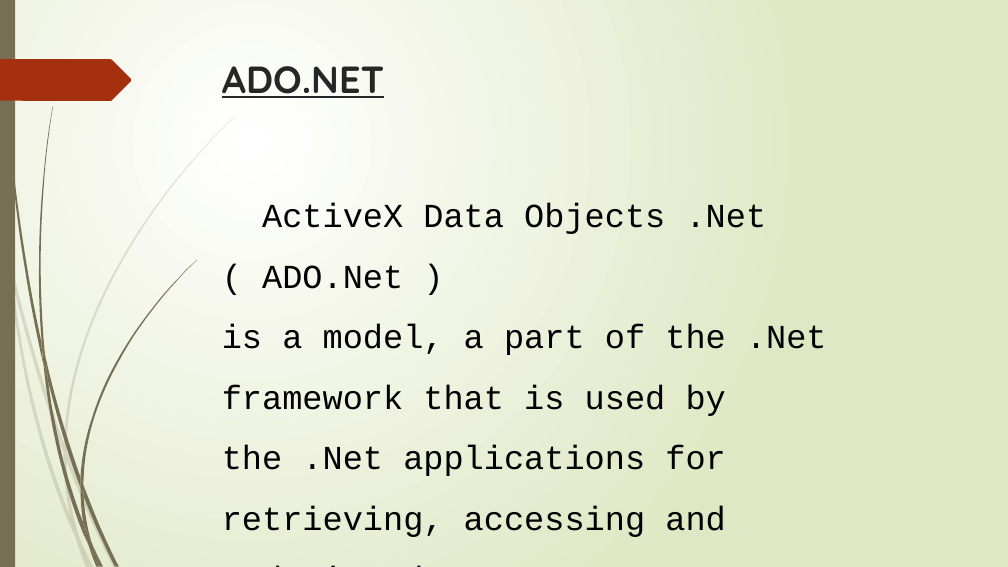
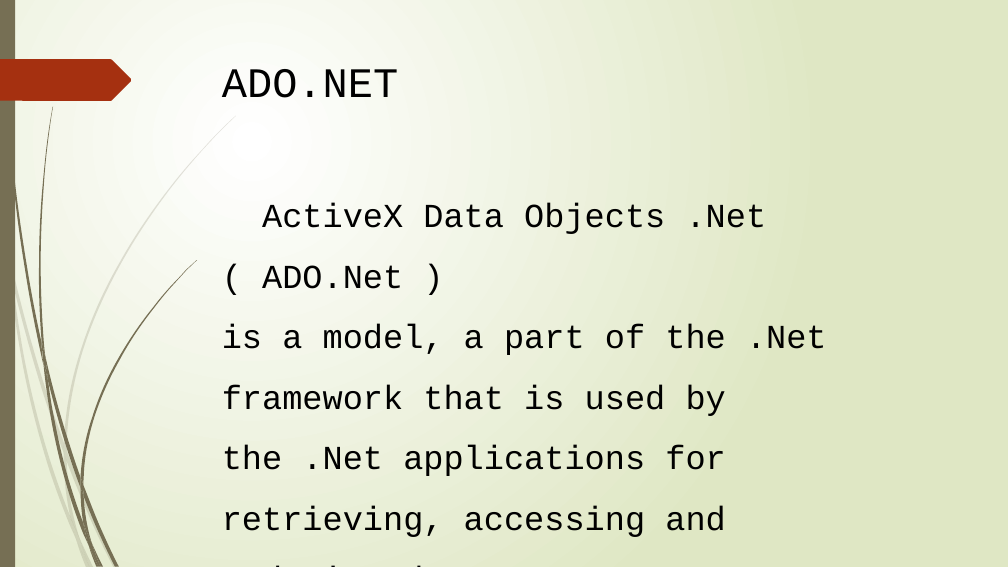
Before and after one commit to factopic/Visaul_Basic, a slide deck: slide 21 of PPT/VB_1.pptx. Drawn at 1008x567 pixels with LibreOffice and Linux fonts; fonts in the diff are those of the drawing. Boxes give left, top, right and bottom in pixels: in the first picture for what was removed or moved away, otherwise in the second. Text is boxed around its words. In the diff, an @@ line names an element or a change of style, - is before the commit and + after.

```diff
--- a/PPT/VB_1.pptx
+++ b/PPT/VB_1.pptx
@@ title "ADO.NET" at [222,69,398,98]: size 36 to 40 pt, font Quicksand to Courier New, text colour #262626 to #000000, bold off, underline off @@
```
Also in this commit, not shown: 1 other slide changed.
